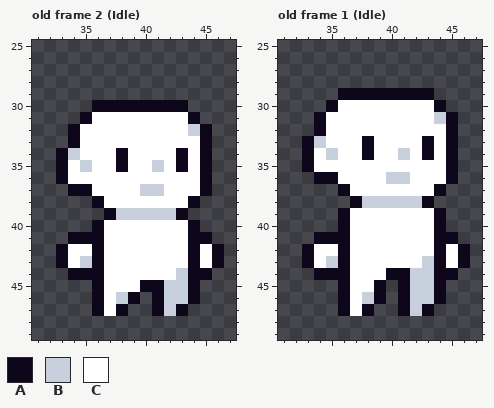
A pixel-art file gets an edit: Assets/Art/Sprites/Player/character.aseprite. This is how it looked before the edit.
80x64 pixels, 123 frames. Shown: old frame 2 (Idle): x 31..47, y 25..49; old frame 1 (Idle): x 31..47, y 25..49. The commit also changed other frames, which this record leaves out.
Visible layers, top first: "maos", "cabeça", "torso", "pernas".
Palette (. is transparent): A #0e071b  B #c7cfdd  C #ffffff
Pixels before, old frame 2 (Idle), first column x 33:
30 ...AAAAAAAA...
31 ..ACCCCCCCCA..
32 .ACCCCCCCCCBA.
33 .ACCCCCCCCCCA.
34 ABCCCACCCCACA.
35 ACBCCACCBCACA.
36 ACCCCCCCCCCCA.
37 .AACCCCBBCCCA.
38 ...ACCCCCCCA..
39 ....ABBBBBA...
40 ...ACCCCCCCA..
41 .AAACCCCCCCAA.
42 ACCACCCCCCCACA
43 ACBACCCCCCCACA
44 .AAACCCCCCBAA.
45 ...ACCCAABBA..
46 ...ACBA.ABBA..
47 ...ACA..ABA...
Pixels before, old frame 1 (Idle), first column x 33:
29 ...AAAAAAAA...
30 ..ACCCCCCCCA..
31 .ACCCCCCCCCBA.
32 .ACCCCCCCCCCA.
33 ABCCCACCCCACA.
34 ACBCCACCBCACA.
35 ACCCCCCCCCCCA.
36 .AACCCCBBCCCA.
37 ...ACCCCCCCA..
38 ....ABBBBBA...
39 ...ACCCCCCCA..
40 ...ACCCCCCCA..
41 .AAACCCCCCCAA.
42 ACCACCCCCCCACA
43 ACBACCCCCCBACA
44 .AAACCCAABBAA.
45 ...ACCA.ABBA..
46 ...ACBA.ABBA..
47 ...ACA..ABA...
New version:
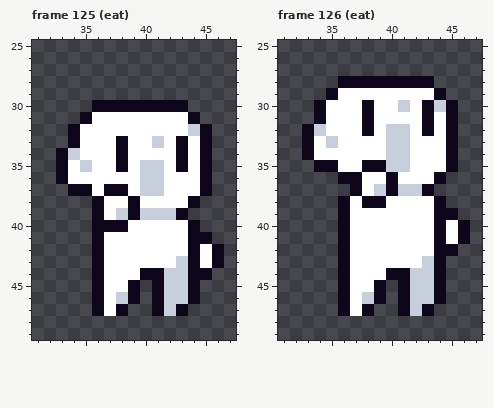
A new or re-ordered frame is compared with the old frame closest to it.
Message: anim eat, and others anim e sound
Change:
{"change": "frames 123 -> 135"}
{"where": "frame 125 (eat) is new; against old frame 2 (Idle)"}
{"frame":125,"y":33,"x":38,"old":"C","new":"A"}
{"frame":125,"y":33,"x":41,"old":"C","new":"B"}
{"frame":125,"y":33,"x":43,"old":"C","new":"A"}
{"frame":125,"y":35,"x":40,"old":"C","new":"B"}
{"frame":125,"y":36,"x":40,"old":"CC","new":"BB"}
{"frame":125,"y":37,"x":37,"old":"CC","new":"AA"}
{"frame":125,"y":38,"x":39,"old":"C","new":"A"}
{"frame":125,"y":39,"x":36,"old":".A","new":"AC"}
{"frame":125,"y":39,"x":39,"old":"B","new":"A"}
{"frame":125,"y":40,"x":37,"old":"CC","new":"AA"}
{"frame":125,"y":41,"x":34,"old":"AA","new":".."}
{"frame":125,"y":42,"x":33,"old":"ACC","new":"..."}
{"frame":125,"y":43,"x":33,"old":"ACB","new":"..."}
{"frame":125,"y":43,"x":43,"old":"C","new":"B"}
{"frame":125,"y":44,"x":34,"old":"AA","new":".."}
{"frame":125,"y":44,"x":40,"old":"CCC","new":"AAB"}
{"frame":125,"y":45,"x":39,"old":"CA","new":"A."}
{"where": "frame 126 (eat) is new; against old frame 1 (Idle), layers \"maos\", \"cabeça\", \"torso\""}
{"frame":126,"y":28,"x":36,"old":"........","new":"AAAAAAAA"}
{"frame":126,"y":29,"x":35,"old":".AAAAAAAA.","new":"ACCCCCCCCA"}
{"frame":126,"y":30,"x":34,"old":".A","new":"AC"}
{"frame":126,"y":30,"x":38,"old":"C","new":"A"}
{"frame":126,"y":30,"x":41,"old":"C","new":"B"}
{"frame":126,"y":30,"x":43,"old":"CA.","new":"ABA"}
{"frame":126,"y":31,"x":38,"old":"C","new":"A"}
{"frame":126,"y":31,"x":43,"old":"CB","new":"AC"}
{"frame":126,"y":32,"x":33,"old":".A","new":"AB"}
{"frame":126,"y":32,"x":38,"old":"C","new":"A"}
{"frame":126,"y":32,"x":40,"old":"CC","new":"BB"}
{"frame":126,"y":32,"x":43,"old":"C","new":"A"}
{"frame":126,"y":33,"x":34,"old":"BC","new":"CB"}
{"frame":126,"y":33,"x":38,"old":"A","new":"C"}
{"frame":126,"y":33,"x":40,"old":"CC","new":"BB"}
{"frame":126,"y":33,"x":43,"old":"A","new":"C"}
{"frame":126,"y":34,"x":35,"old":"B","new":"C"}
{"frame":126,"y":34,"x":38,"old":"A","new":"C"}
{"frame":126,"y":34,"x":40,"old":"C","new":"B"}
{"frame":126,"y":34,"x":43,"old":"A","new":"C"}
{"frame":126,"y":35,"x":33,"old":"ACC","new":".AA"}
{"frame":126,"y":35,"x":38,"old":"CCCC","new":"AABB"}
{"frame":126,"y":36,"x":34,"old":"AACC","new":"..AA"}
{"frame":126,"y":36,"x":40,"old":"BB","new":"AC"}
{"frame":126,"y":36,"x":44,"old":"CA","new":"A."}
{"frame":126,"y":37,"x":36,"old":"AC","new":".A"}
{"frame":126,"y":37,"x":39,"old":"CCCCCA","new":"BABBA."}
{"frame":126,"y":38,"x":36,"old":".ABBBBBA.","new":"ACAACCCCA"}
{"frame":126,"y":39,"x":45,"old":".","new":"A"}
{"frame":126,"y":40,"x":45,"old":"..","new":"CA"}
{"frame":126,"y":41,"x":34,"old":"AA","new":".."}
{"frame":126,"y":41,"x":45,"old":"A.","new":"CA"}
{"frame":126,"y":42,"x":33,"old":"ACC","new":"..."}
{"frame":126,"y":42,"x":45,"old":"CA","new":"A."}
{"frame":126,"y":43,"x":33,"old":"ACB","new":"..."}
{"frame":126,"y":43,"x":45,"old":"CA","new":".."}
{"frame":126,"y":44,"x":34,"old":"AA","new":".."}
{"frame":126,"y":44,"x":45,"old":"A","new":"."}
{"label":"changed","picture_box":[56,136,188,292]}
{"label":"changed","picture_box":[302,76,470,280]}
